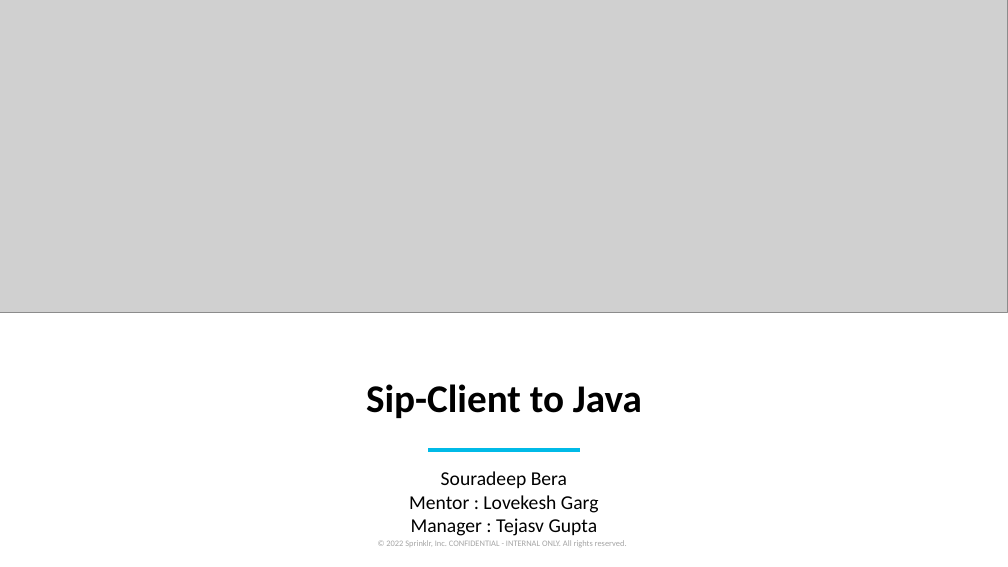
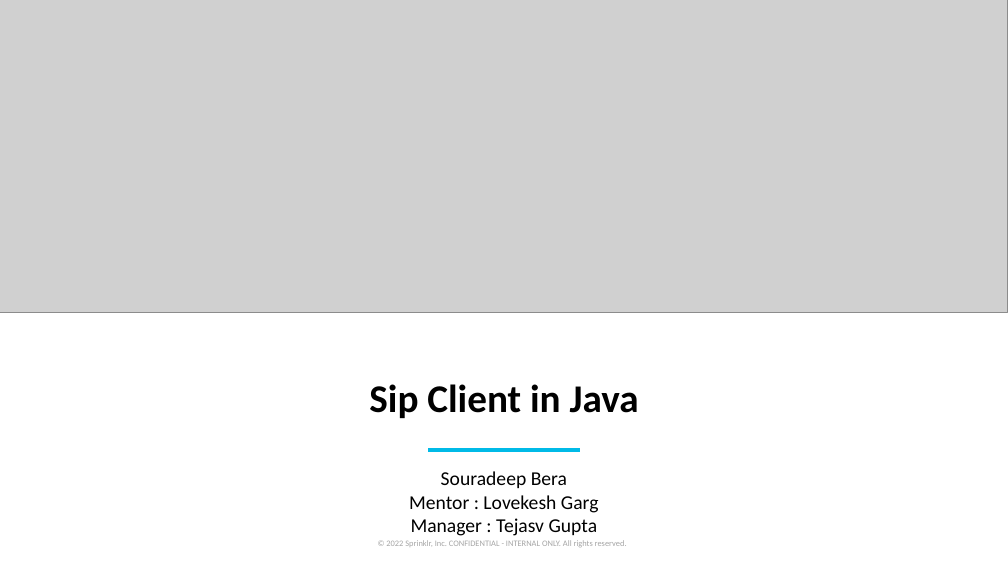
Before and after one commit to SouradeepBera/Sip4J, a slide deck: slide 1 of ppt/Souradeep Bera Intern Presentation.pptx. Drawn at 1008x567 pixels with LibreOffice and Linux fonts; fonts in the diff are those of the drawing; grey boxes stand for pictures; background and template pictures are left out. Boxes give left, top, right and bottom in pixels: in the first picture for what was removed or moved away, otherwise in the second. Text is boxed around its words. In the diff, an @@ line names an element or a change of style, - is before the commit and + after.

```diff
--- a/ppt/Souradeep Bera Intern Presentation.pptx
+++ b/ppt/Souradeep Bera Intern Presentation.pptx
@@ title at [369, 384, 639, 418]: text changed @@
-Sip-Client to Java
+Sip Client in Java
```
Also in this commit, not shown: 1 other slide changed.
